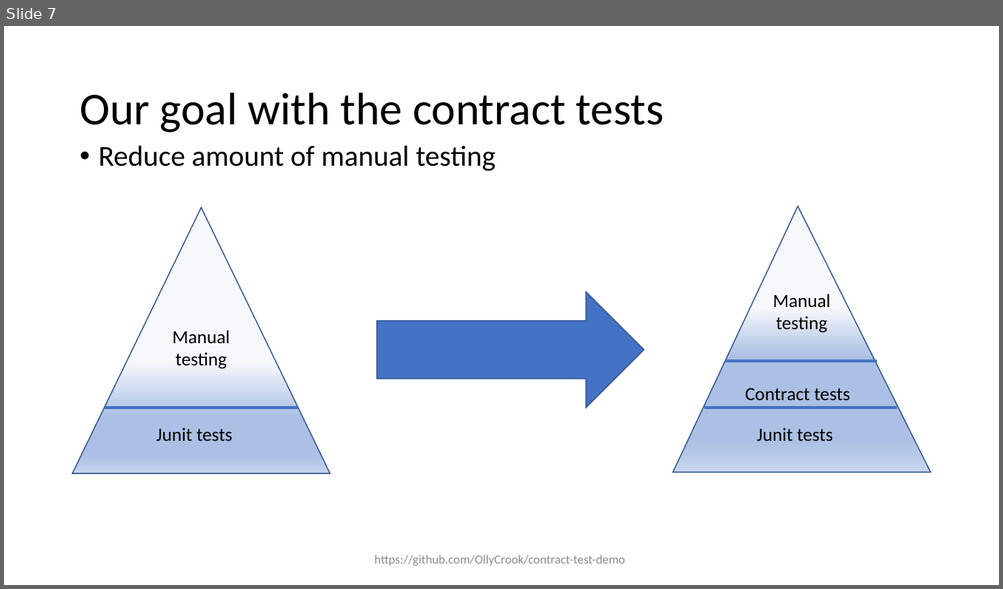
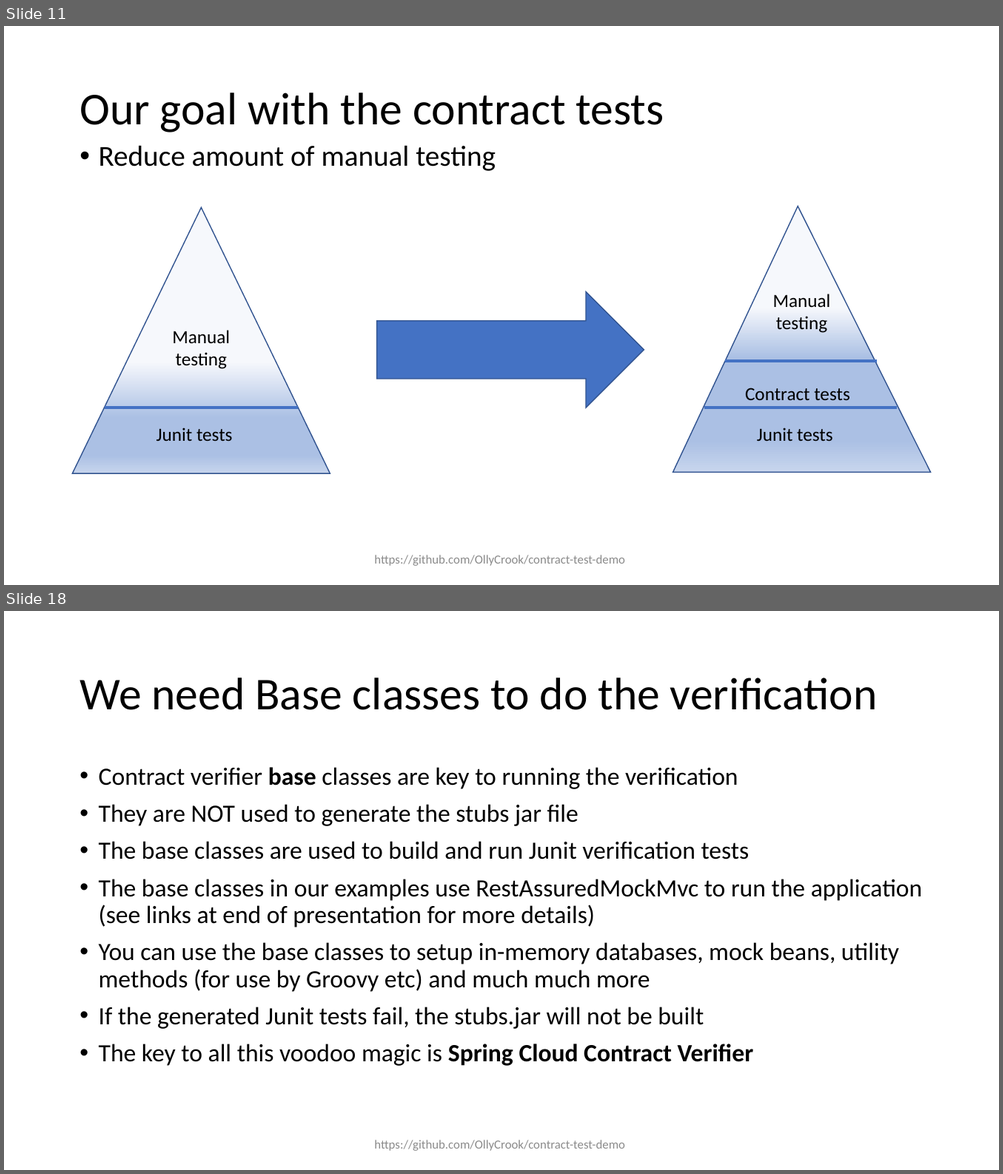
Before and after one commit to OllyCrook/contract-test-demo, a slide deck: Contract-testing-presentation.pptx. Shown one above the other, each under a label of ours: slide 7 before the commit, slides 11 and 18 after it; the slides between them are not shown. The pictures are 1003x589 and 1003x1174 pixels, drawn with LibreOffice and Linux fonts; fonts in the diff are those of the drawing. Boxes give left, top, right and bottom in pixels: in the first picture for what was removed or moved away, otherwise in the second. Text is boxed around its words. In the diff, an @@ line names an element or a change of style, - is before the commit and + after.

```diff
--- a/Contract-testing-presentation.pptx
+++ b/Contract-testing-presentation.pptx
@@ slide 18 added at [4,611,999,1170], background #FFFFFF @@
@@ title added at [79,678,877,710], 44 pt, text #000000 @@
+We need Base classes to do the verification
@@ text added at [99,767,922,1066], 24 pt, text #000000 @@
+• Contract verifier base classes are key to running the verification
+• They are NOT used to generate the stubs jar file
+• The base classes are used to build and run Junit verification tests
+• The base classes in our examples use RestAssuredMockMvc to run the application (see links at end of presentation for more details)
+• You can use the base classes to setup in-memory databases, mock beans, utility methods (for use by Groovy etc) and much much more
+• If the generated Junit tests fail, the stubs.jar will not be built
+• The key to all this voodoo magic is Spring Cloud Contract Verifier
@@ text added at [374,1140,625,1151], 12 pt, text #8C8C8C @@
+https://github.com/OllyCrook/contract-test-demo
@@ what was slide 7 is now slide 11 @@
```
Also in this commit, not shown: 17 slides changed, 19 other slides added, 25 other files.
